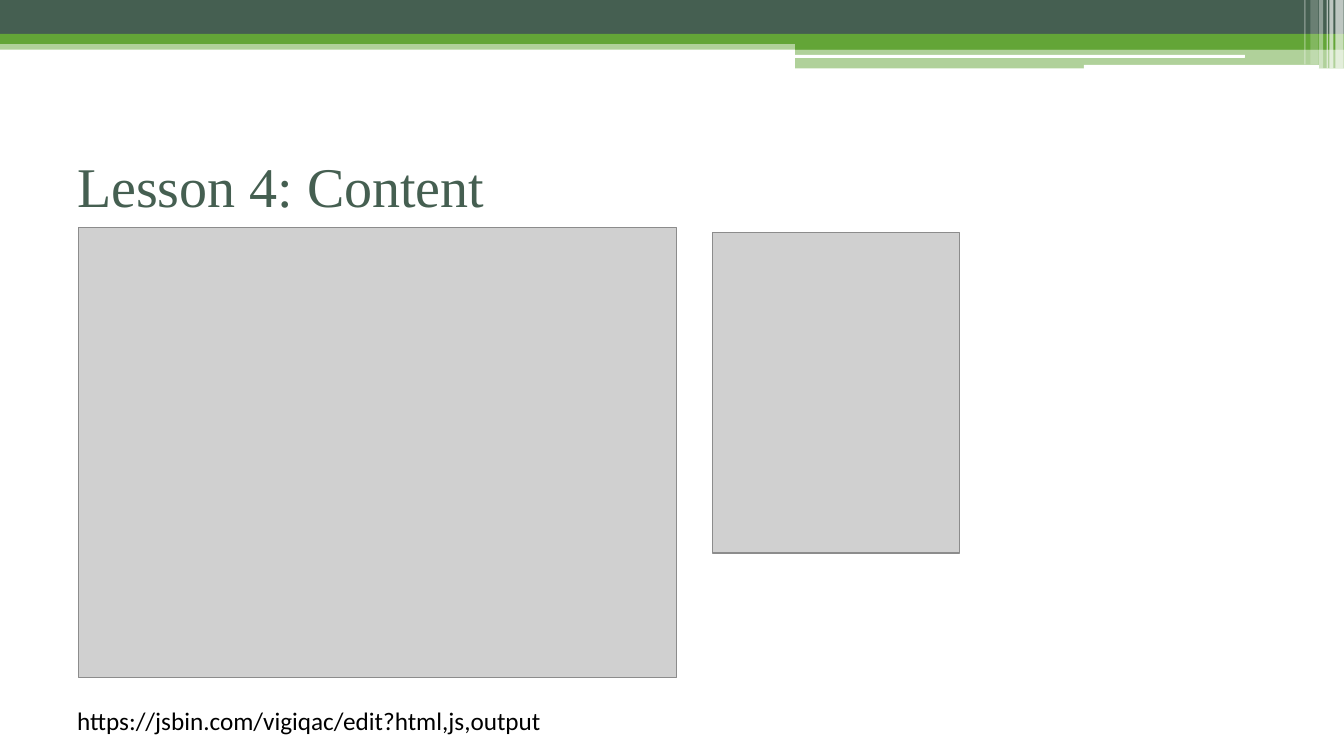
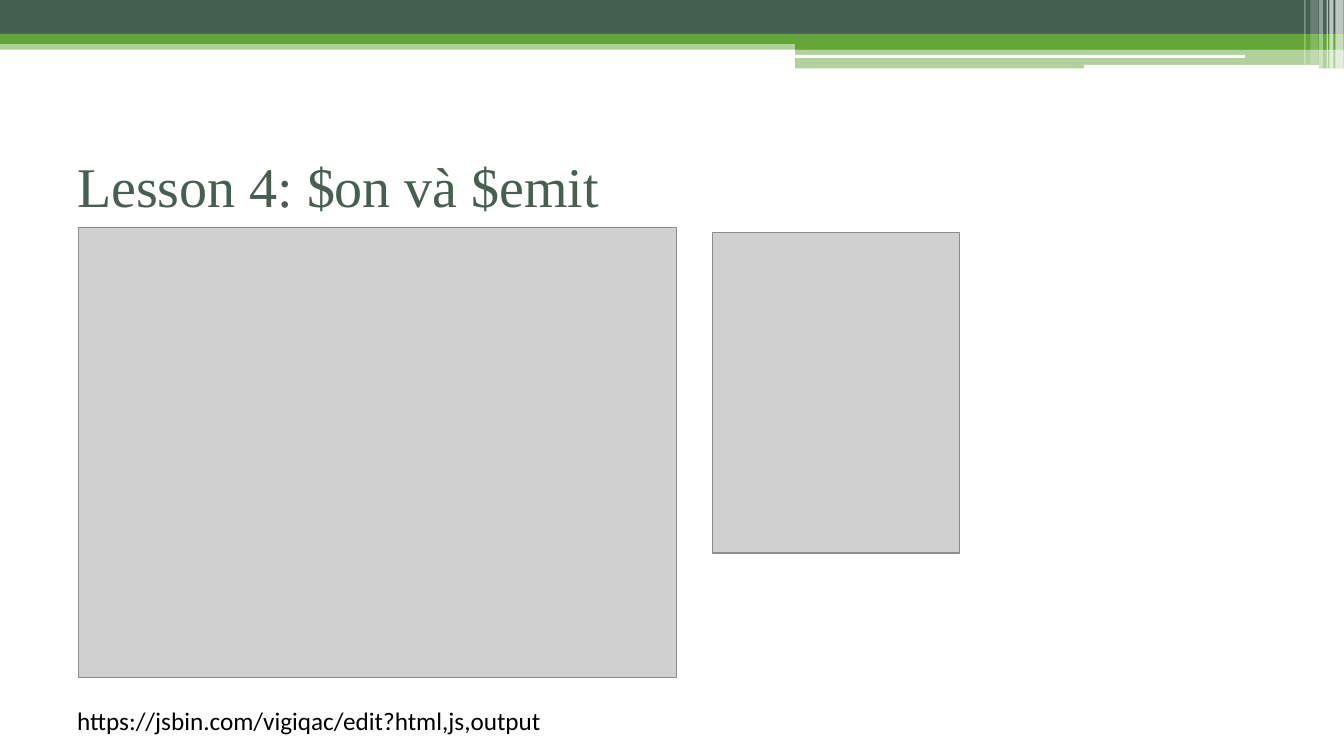
Before and after one commit to phamtuanchip/7dayswithvuejs, a slide deck: slide 28 of vuejs-2.0.pptx. Drawn at 1344x756 pixels with LibreOffice and Linux fonts; fonts in the diff are those of the drawing; grey boxes stand for pictures. Boxes give left, top, right and bottom in pixels: in the first picture for what was removed or moved away, otherwise in the second. Text is boxed around its words. In the diff, an @@ line names an element or a change of style, - is before the commit and + after.

Commit message:
add slides content

```diff
--- a/vuejs-2.0.pptx
+++ b/vuejs-2.0.pptx
@@ title at [77, 166, 599, 212]: text changed @@
-Lesson 4: Content
+Lesson 4: $on và $emit
```
Also in this commit, not shown: 24 other slides changed, 2 slides added.
